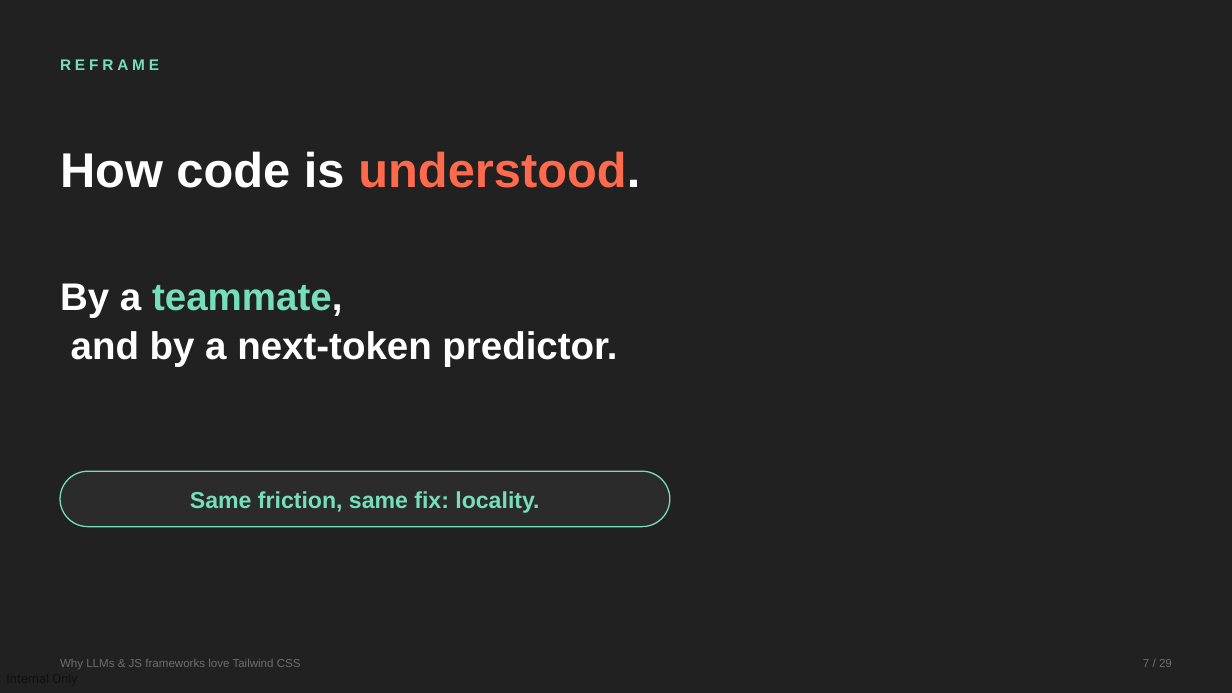
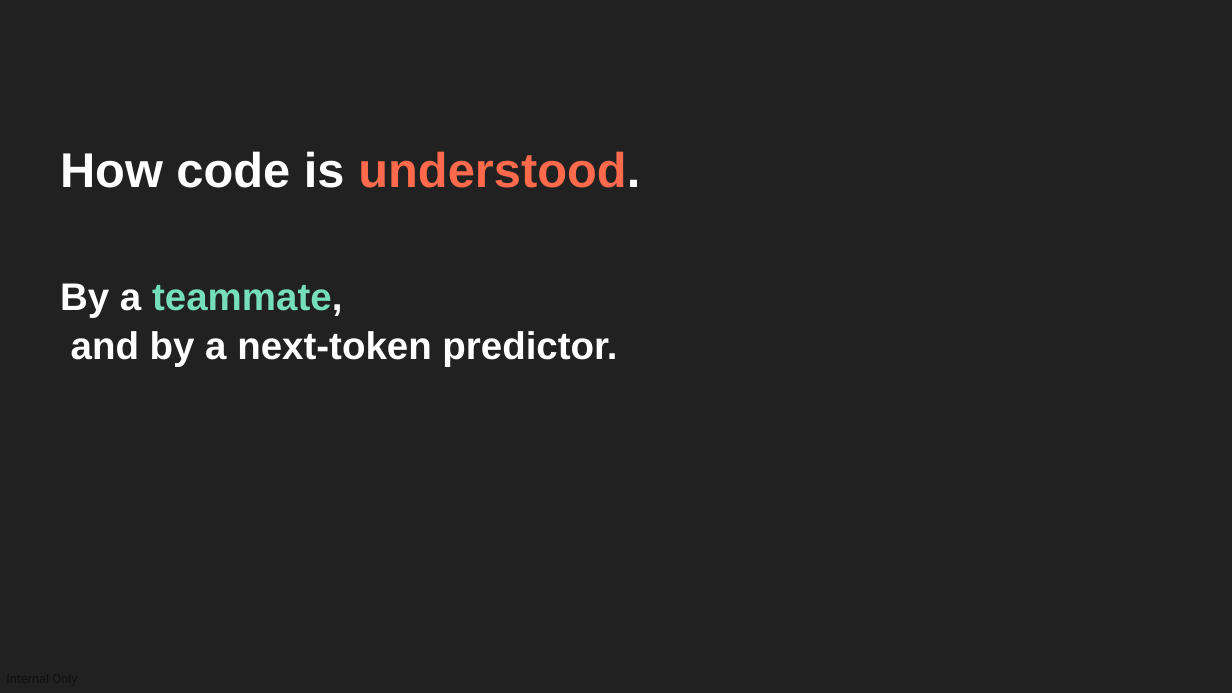
Before and after one commit to devlinduldulao/llm-loves-tailwind-and-js, a slide deck: slide 7 of why-llms-love-tailwind-conf.pptx. Drawn at 1232x693 pixels with LibreOffice and Linux fonts; fonts in the diff are those of the drawing. Boxes give left, top, right and bottom in pixels: in the first picture for what was removed or moved away, otherwise in the second. Text is boxed around its words. In the diff, an @@ line names an element or a change of style, - is before the commit and + after.

```diff
--- a/why-llms-love-tailwind-conf.pptx
+++ b/why-llms-love-tailwind-conf.pptx
@@ text removed at [60, 59, 159, 70] @@
-REFRAME
@@ rounded rectangle removed at [60, 471, 670, 527] @@
@@ text removed at [190, 491, 539, 513] @@
-Same friction, same fix: locality.
@@ text removed at [60, 659, 301, 669] @@
-Why LLMs & JS frameworks love Tailwind CSS
@@ text removed at [1143, 659, 1172, 667] @@
-7 / 29
```
Also in this commit, not shown: 26 other slides changed.
